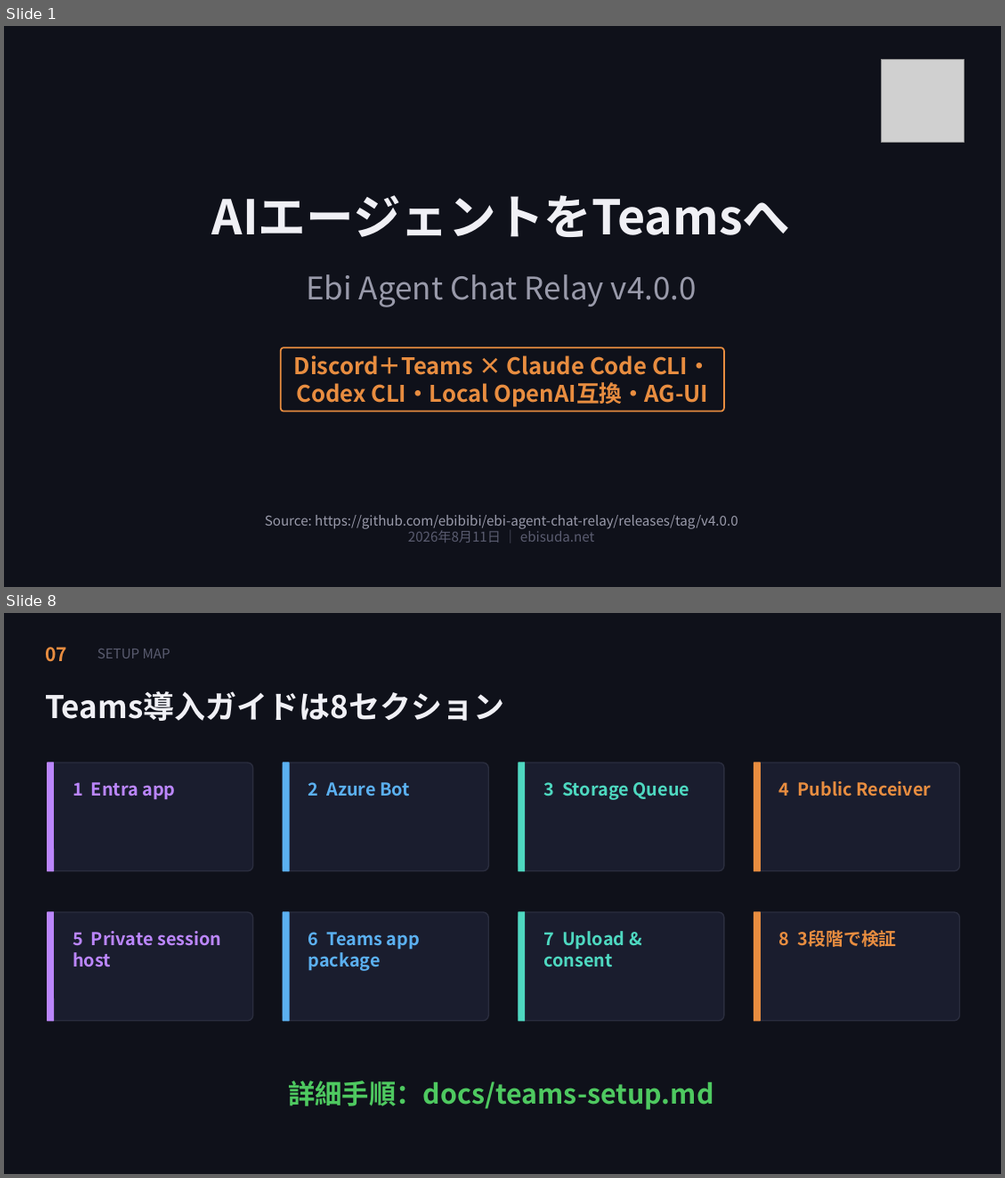
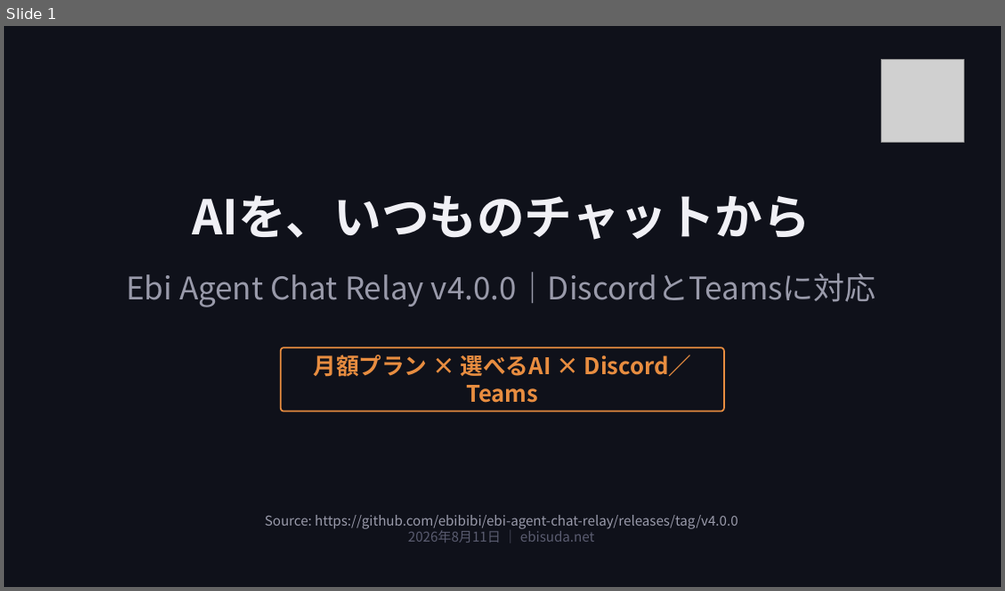
Before and after one commit to ebibibi/presentations, a slide deck: 20260811_EbiAgentChatRelay_v4/Ebi Agent Chat Relay v4 - DiscordとTeamsから複数AIを使う.pptx. Shown one above the other, each under a label of ours: slides 1 and 8 before the commit, slide 1 after it; the slides between them are not shown. The pictures are 1005x1178 and 1005x591 pixels, drawn with LibreOffice and Linux fonts; fonts in the diff are those of the drawing; grey boxes stand for pictures. Boxes give left, top, right and bottom in pixels: in the first picture for what was removed or moved away, otherwise in the second. Text is boxed around its words. In the diff, an @@ line names an element or a change of style, - is before the commit and + after.

Commit message:
docs: simplify Ebi Agent Chat Relay v4 video deck (#10)

```diff
--- a/20260811_EbiAgentChatRelay_v4/Ebi Agent Chat Relay v4 - DiscordとTeamsから複数AIを使う.pptx
+++ b/20260811_EbiAgentChatRelay_v4/Ebi Agent Chat Relay v4 - DiscordとTeamsから複数AIを使う.pptx
@@ slide 8 removed at (4,613,1001,1174), background #0F111A @@
@@ text removed at (45,647,67,662) @@
-07
@@ text removed at (97,649,170,658) @@
-SETUP MAP
@@ text removed at (45,691,504,721) @@
-Teams導入ガイドは8セクション
@@ rounded rectangle removed at (48,763,253,871) @@
@@ rounded rectangle removed at (48,763,53,871) @@
@@ rounded rectangle removed at (283,763,488,871) @@
@@ rounded rectangle removed at (283,763,289,871) @@
@@ rounded rectangle removed at (518,763,724,871) @@
@@ rounded rectangle removed at (518,763,525,871) @@
@@ rounded rectangle removed at (754,763,960,871) @@
@@ rounded rectangle removed at (754,763,760,871) @@
@@ text removed at (73,782,175,800) @@
-1 Entra app
@@ text removed at (308,782,410,796) @@
-2 Azure Bot
@@ text removed at (543,782,690,800) @@
-3 Storage Queue
@@ text removed at (779,781,931,796) @@
-4 Public Receiver
@@ rounded rectangle removed at (48,912,253,1021) @@
@@ rounded rectangle removed at (48,912,53,1021) @@
@@ text removed at (73,931,221,967) @@
-5 Private session host
@@ rounded rectangle removed at (283,912,488,1021) @@
@@ rounded rectangle removed at (283,912,289,1021) @@
@@ text removed at (308,932,420,971) @@
-6 Teams app package
@@ rounded rectangle removed at (518,912,724,1021) @@
@@ rounded rectangle removed at (518,912,525,1021) @@
@@ text removed at (543,931,625,967) @@
-7 Upload & consent
@@ rounded rectangle removed at (754,912,960,1021) @@
@@ rounded rectangle removed at (754,912,760,1021) @@
@@ text removed at (779,930,897,947) @@
-8 3段階で検証
@@ text removed at (288,1080,714,1110) @@
-詳細手順：docs/teams-setup.md
@@ slide 1 changed as well @@
@@ text at (192,195,810,240): text changed @@
-AIエージェントをTeamsへ
+AIを、いつものチャットから
@@ text at (126,272,876,307): text changed @@
-Ebi Agent Chat Relay v4.0.0
+Ebi Agent Chat Relay v4.0.0｜DiscordとTeamsに対応
@@ text at (313,354,692,402): text changed @@
-Discord＋Teams × Claude Code CLI・Codex CLI・Local OpenAI互換・AG-UI
+月額プラン × 選べるAI × Discord／Teams
```
Also in this commit, not shown: 9 slides added, 12 other slides removed, 24 other files.
